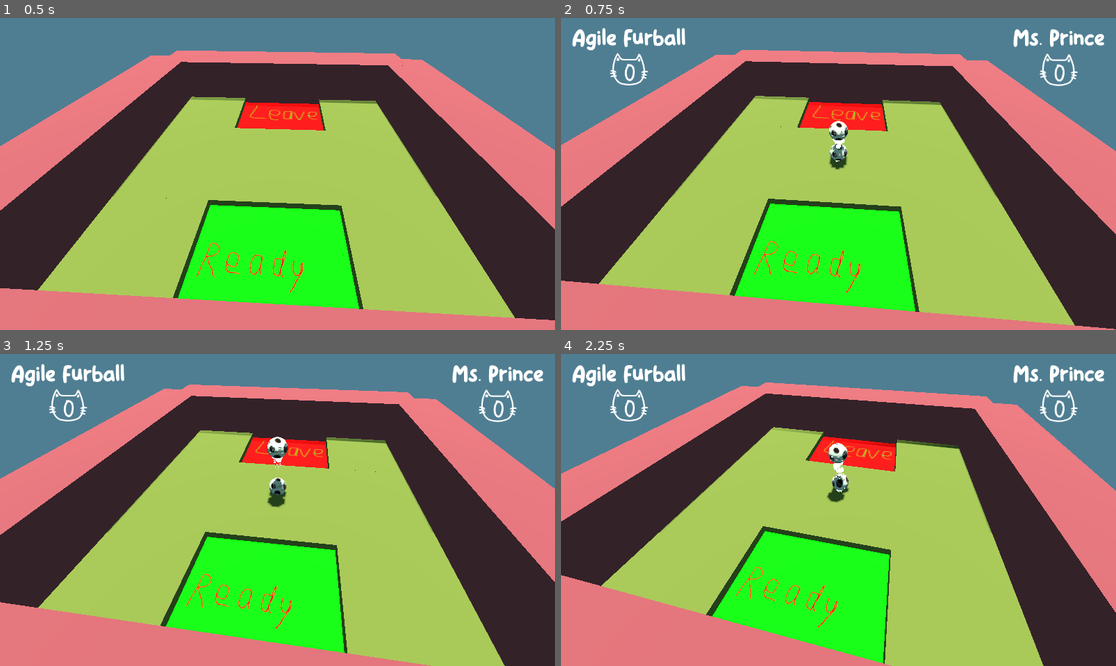
Above: before the commit, frames 1-4 (two rows, left to right).
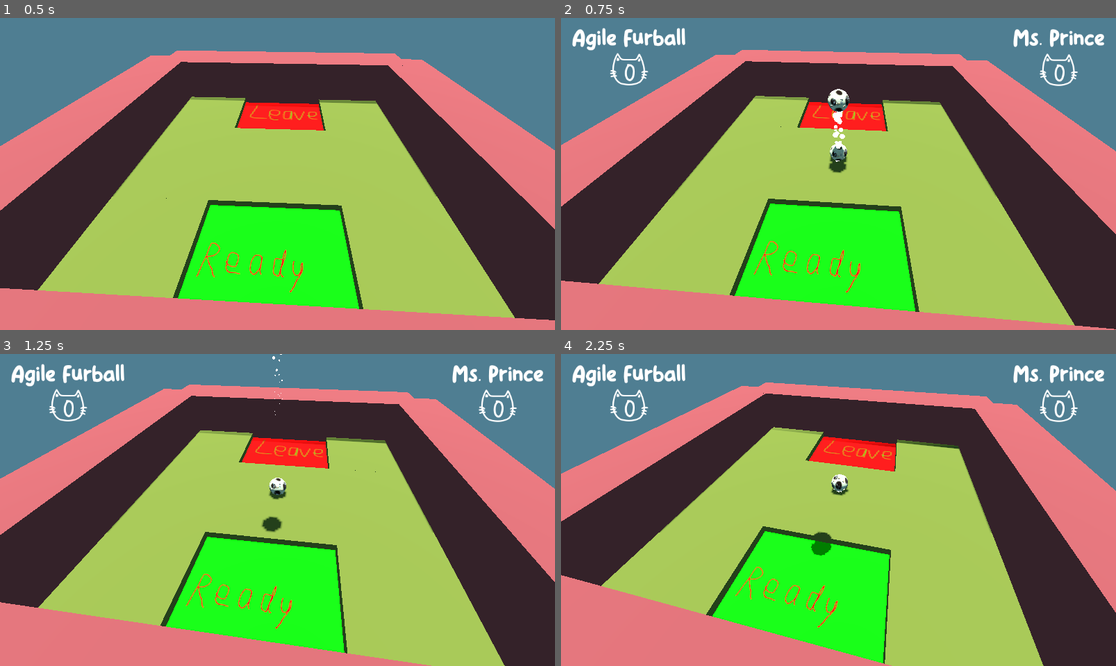
Above: after the commit, the same moments.

Repository: HedgeLizards/ggj24
Game: Godot game, scene res://scenes/main.tscn
Two runs of this game, one before a commit and one after it. Both use one fixed random seed, a clock stepped at 60 frames per second and the inputs below.
Inputs (mouse positions are in pixels of both pictures, inside the frame that each line leads up to):
- Up to frame 1 (0.5 s): no input
- Up to frame 2 (0.75 s): tap Enter at 0.5 s; move the mouse to (960, 158) at 0.52 s; tap W (join_0) at 0.6 s
- Up to frame 3 (1.25 s): no input
- Up to frame 4 (2.25 s): move the mouse to (727, 525) at 1.27 s; tap Up (join_1) at 1.35 s; move the mouse to (894, 441) at 2.02 s; tap W (join_0) at 2.1 s

Frame 1 is identical in both runs. In frame 2, 0.5% of the frame differs, in the area x 48-52%, y 22-50%; in frame 3, 0.5%; in frame 4, 0.6%, in the area x 36-52%, y 12-65%.

Commit message:
superbounce

Diff:
--- a/code/main.gd
+++ b/code/main.gd
@@ -72,7 +72,7 @@
 			$UI.update_player_score(player.player_id, player.score)
 
 	if dry_players <= 1:
-		start_game()
+		start_game.call_deferred()
 
 func _physics_process(delta):
 	%CameraBase.rotation.y += delta / 10
--- a/code/player.gd
+++ b/code/player.gd
@@ -3,6 +3,7 @@
 const speed: float = 100
 const max_speed: float = 100
 const jump: float = 30
+const superbounce: float = 10000
 
 func is_on_floor():
 	return %FloorCheck.get_overlapping_bodies().any(func(body): return body is StaticBody3D)
@@ -21,3 +22,12 @@
 		linear_velocity.y = jump
 
 	apply_force(Vector3(movement.x, 0, movement.y))
+
+
+func _on_body_entered(body):
+	if body.has_method("is_player"):
+		apply_force(-(body.global_position - global_position).normalized()* superbounce)
+	#print("bounce")
+
+func is_player():
+	return true
--- a/scenes/cat.tscn
+++ b/scenes/cat.tscn
@@ -35,6 +35,8 @@
 mass = 2.0
 physics_material_override = SubResource("PhysicsMaterial_e8e0b")
 gravity_scale = 4.0
+max_contacts_reported = 4
+contact_monitor = true
 linear_damp = 0.2
 script = ExtResource("1_4x5th")
 
@@ -67,3 +69,5 @@
 
 [node name="CollisionShape3D" type="CollisionShape3D" parent="Base/FloorCheck"]
 shape = SubResource("BoxShape3D_pgwul")
+
+[connection signal="body_entered" from="Body" to="Body" method="_on_body_entered"]
